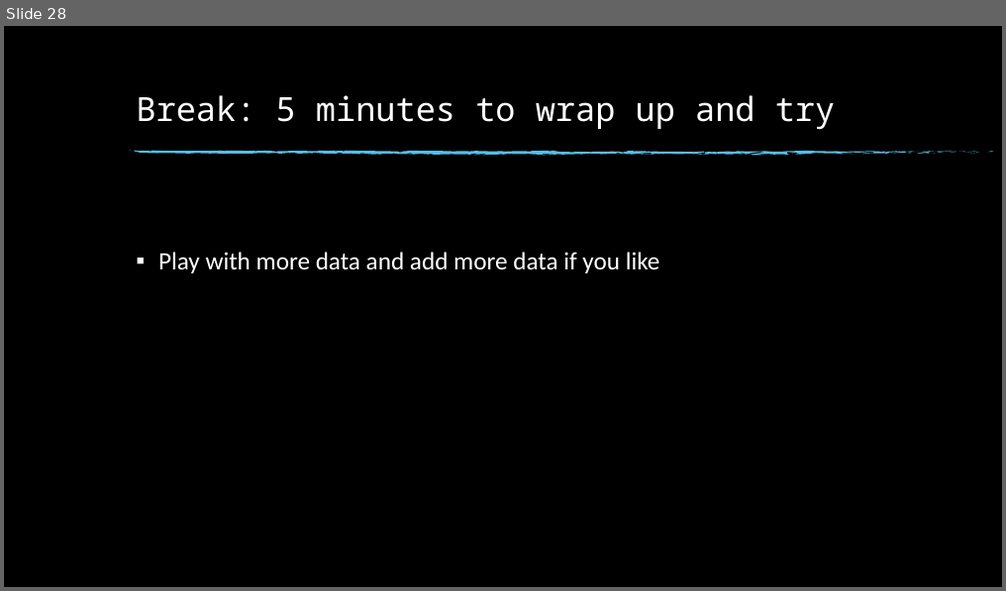
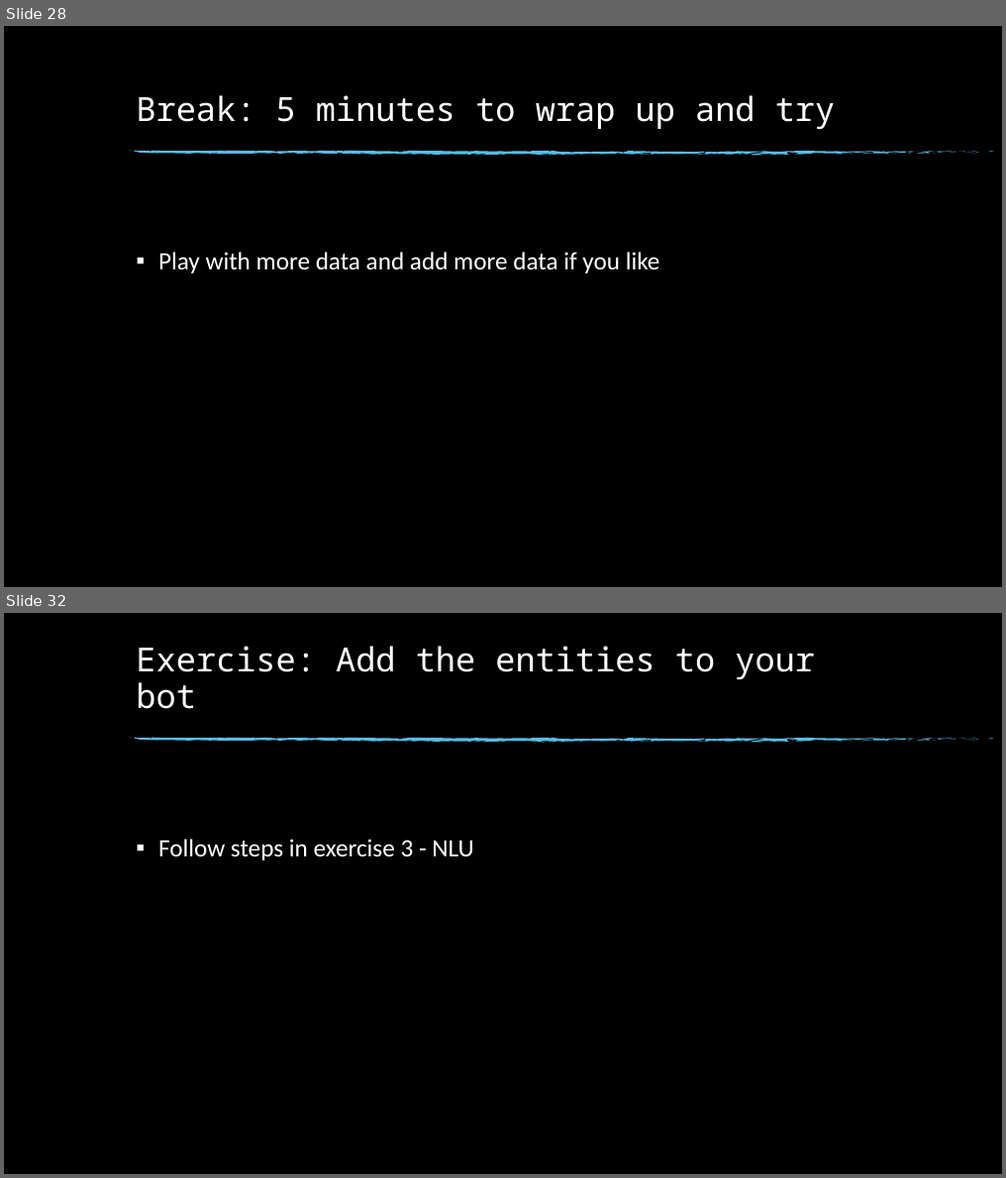
Before and after one commit to dinesh19aug/rasa-workshop, a slide deck: Natural Language Processing Workshop.pptx. Shown one above the other, each under a label of ours: slide 28 before the commit, slides 28 and 32 after it; the slides between them are not shown. The pictures are 1006x591 and 1006x1178 pixels, drawn with LibreOffice and Linux fonts; fonts in the diff are those of the drawing; background and template pictures are left out. Boxes give left, top, right and bottom in pixels: in the first picture for what was removed or moved away, otherwise in the second. Text is boxed around its words. In the diff, an @@ line names an element or a change of style, - is before the commit and + after.

Commit message:
Files for exercise 3

```diff
--- a/Natural Language Processing Workshop.pptx
+++ b/Natural Language Processing Workshop.pptx
@@ slide 32 added at box(4, 613, 1002, 1174), background picture (left out); not listed: 74 template elements that a slide beside it also shows @@
@@ title added at box(136, 646, 815, 709), 32 pt, text #FFFFFF @@
+Exercise: Add the entities to your bot
@@ text added at box(158, 839, 473, 861), 24 pt, text #FFFFFF @@
+▪ Follow steps in exercise 3 - NLU
```
Also in this commit, not shown: 1 slide changed, 4 other slides added, 17 other files.
